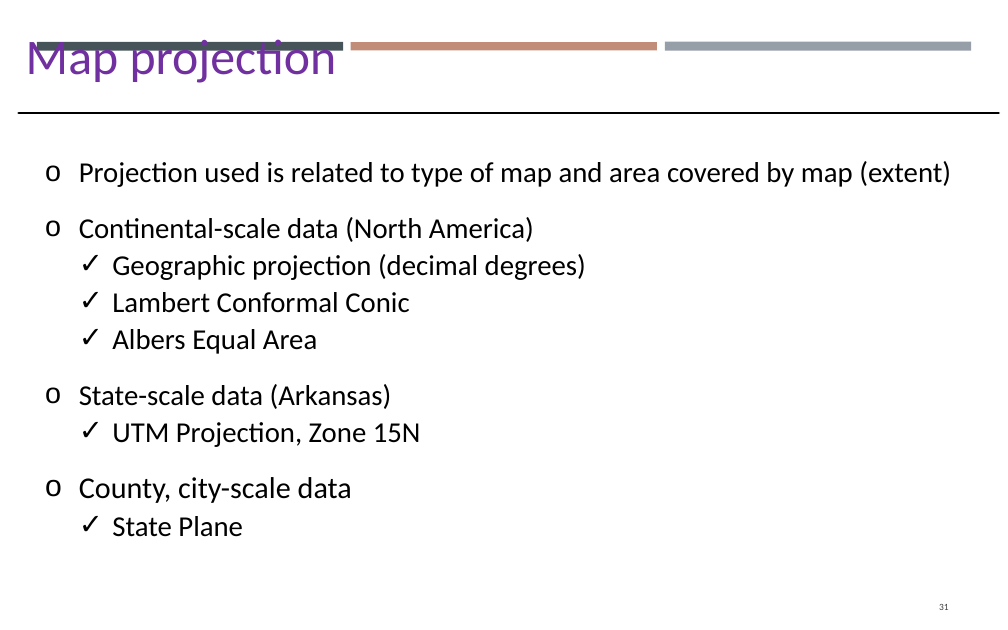
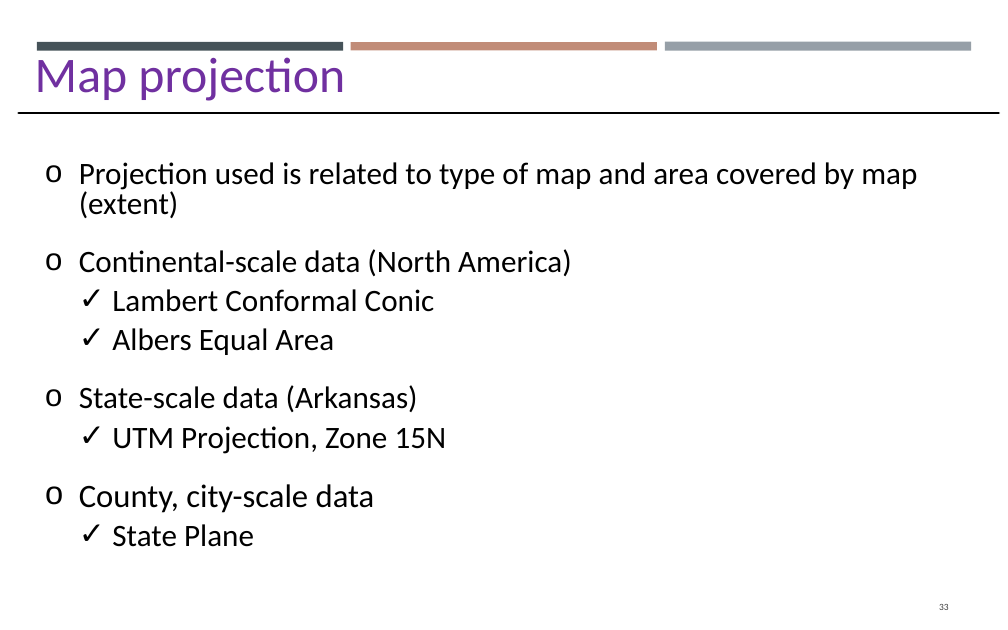
Before and after one commit to gisynw/GIS_I, a slide deck: slide 33 of docs/Lectures/Week03/Lecture02_GEOG2475_Datum_Thursday.pptx (slide 31 before the commit). Drawn at 1008x630 pixels with LibreOffice and Linux fonts; fonts in the diff are those of the drawing. Boxes give left, top, right and bottom in pixels: in the first picture for what was removed or moved away, otherwise in the second. Text is boxed around its words. In the diff, an @@ line names an element or a change of style, - is before the commit and + after.

Commit message:
update projection

```diff
--- a/docs/Lectures/Week03/Lecture02_GEOG2475_Datum_Thursday.pptx
+++ b/docs/Lectures/Week03/Lecture02_GEOG2475_Datum_Thursday.pptx
@@ text "Map projection": place and size @@
-text "Map projection" at [26,39,337,83]
+text "Map projection" at [35,57,345,101]
@@ text "Projection used is related to ..." at [79,162,917,547]: size 18.5 to 20 pt in "Projection used is related to type of ...", "Continental-scale data (North America)", "Lambert Conformal Conic", "Albers Equal Area" and 3 more places; size 19.4 to 21 pt in "County, city-scale data" @@
@@ text at [112,254,586,280]: paragraph removed @@
-  ✓ Geographic projection (decimal degrees)
```
Also in this commit, not shown: 10 other slides changed, 5 slides added, 2 slides removed, 2 other files.
